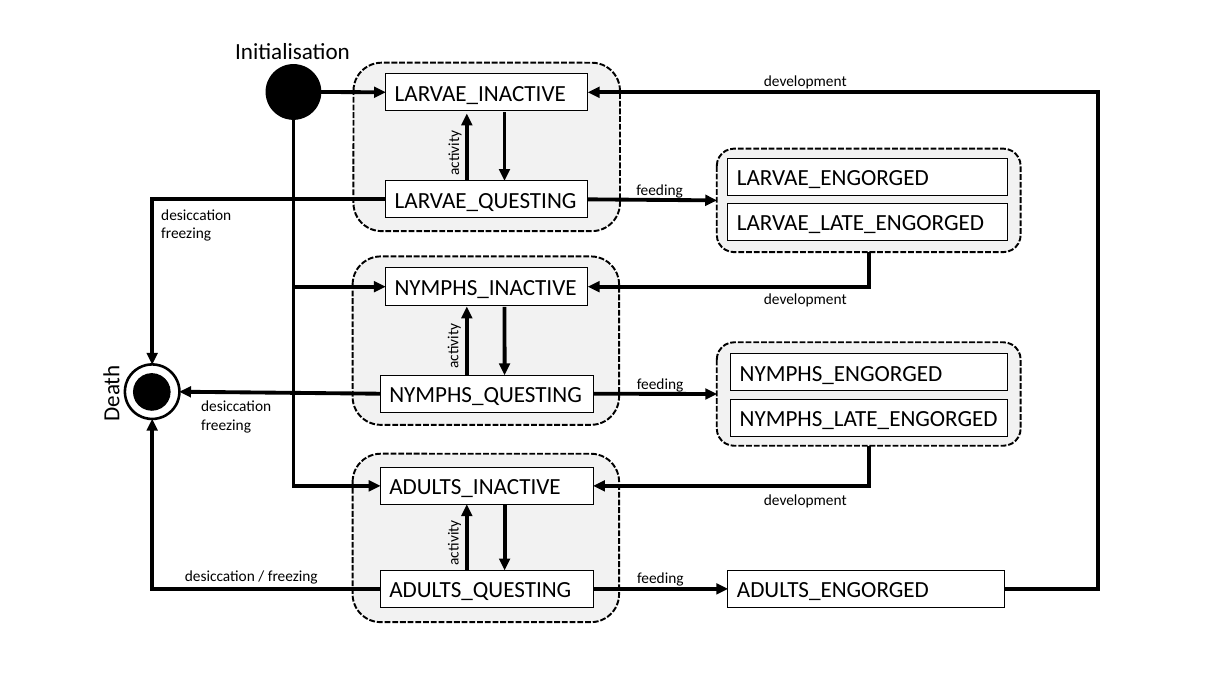
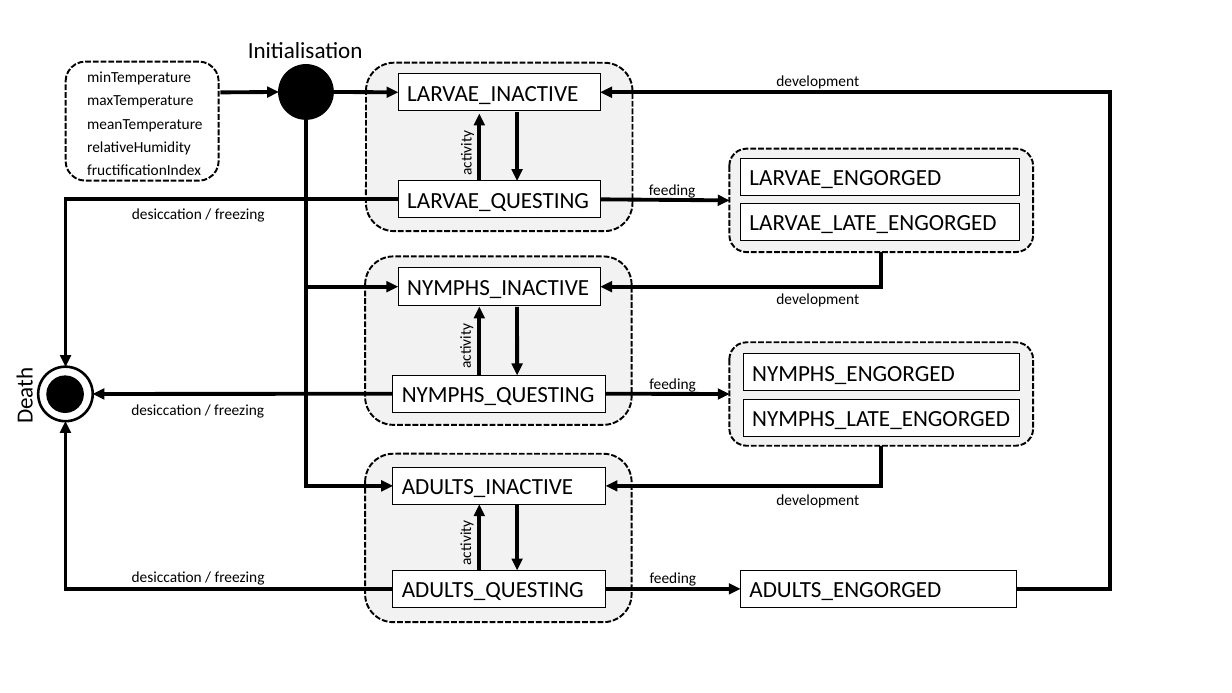
Before and after one commit to hnolzen/IRIS, a slide deck: slide 1 of documents/odd/figures/IRIS_cohort_transitions.pptx. Drawn at 1232x693 pixels with LibreOffice and Linux fonts; fonts in the diff are those of the drawing. Boxes give left, top, right and bottom in pixels: in the first picture for what was removed or moved away, otherwise in the second. Text is boxed around its words. In the diff, an @@ line names an element or a change of style, - is before the commit and + after.

```diff
--- a/documents/odd/figures/IRIS_cohort_transitions.pptx
+++ b/documents/odd/figures/IRIS_cohort_transitions.pptx
@@ rounded rectangle added at box(66, 62, 219, 181), outline #000000 1.5 pt dashed @@
@@ text added at box(87, 95, 202, 180), 12 pt, text #000000 @@
+minTemperature
+maxTemperature
+meanTemperature
+relativeHumidity
+fructificationIndex
@@ arrow added from (221, 92) to (279, 92), #000000 3 pt @@
@@ 10 texts, 6 rectangles, 5 rounded rectangles, 2 elbow arrows: place and size @@
-10 texts, 6 rectangles, 5 rounded rectangles, 2 elbow arrows at box(235, 43, 1021, 622)
+10 texts, 6 rectangles, 5 rounded rectangles, 2 elbow arrows at box(248, 42, 1033, 622)
@@ elbow arrow moved from (385, 200) - (152, 364) to (398, 200) - (66, 367) @@
@@ text at box(132, 208, 265, 222): text changed @@
-desiccation
-freezing
+desiccation / freezing
@@ text "Death": place and size @@
-text "Death" at box(97, 370, 125, 420)
+text "Death" at box(11, 372, 39, 422)
@@ ellipse: place and size @@
-ellipse at box(125, 364, 179, 419)
+ellipse at box(38, 367, 92, 421)
@@ ellipse: place and size @@
-ellipse at box(134, 374, 170, 410)
+ellipse at box(47, 376, 83, 412)
@@ arrow moved from (380, 394) - (179, 392) to (393, 394) - (92, 394) @@
@@ text at box(131, 404, 264, 418): text changed @@
-desiccation
-freezing
+desiccation / freezing
@@ 10 arrows, 5 rectangles, 3 elbow arrows, 1 ellipse: place and size @@
-10 arrows, 5 rectangles, 3 elbow arrows, 1 ellipse at box(266, 65, 1098, 607)
+10 arrows, 5 rectangles, 3 elbow arrows, 1 ellipse at box(279, 65, 1111, 607)
@@ elbow arrow moved from (380, 589) - (152, 419) to (393, 589) - (66, 421) @@
@@ text "desiccation / freezing": place and size @@
-text "desiccation / freezing" at box(185, 570, 318, 584)
+text "desiccation / freezing" at box(132, 571, 265, 585)
```
Also in this commit, not shown: 1 other file.
